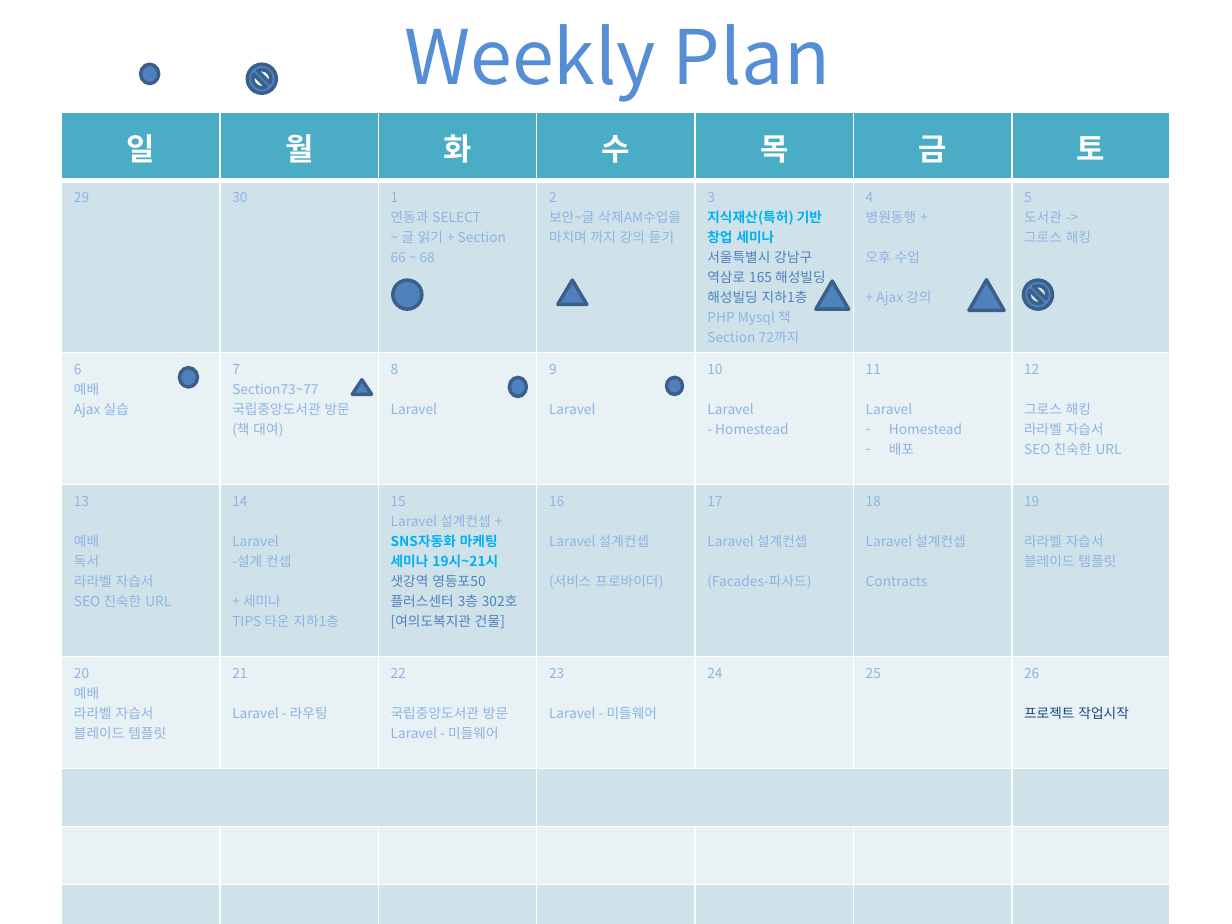
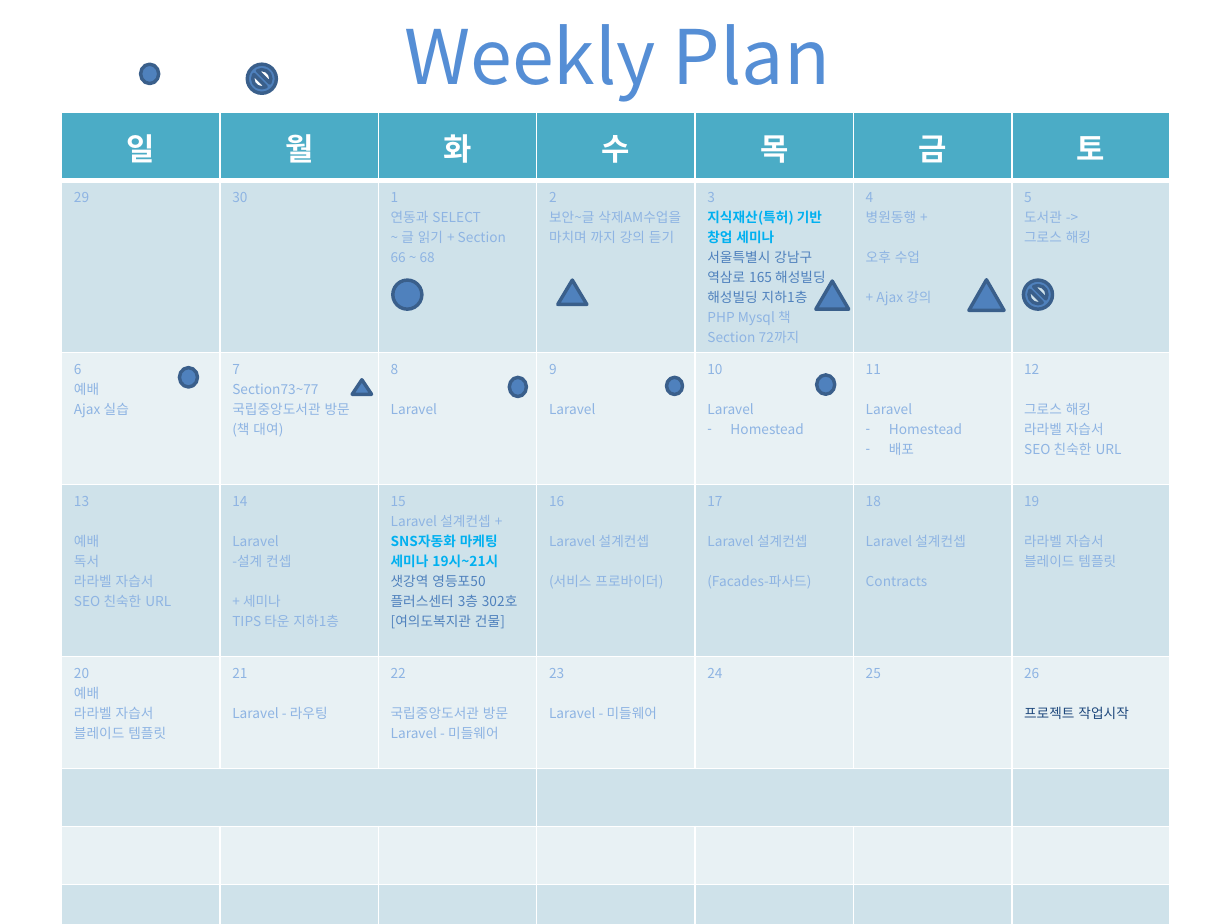
Before and after one commit to madforre/Laravel, a slide deck: slide 3 of Monthly Plan.pptx. Drawn at 1232x924 pixels with LibreOffice and Linux fonts; fonts in the diff are those of the drawing. Boxes give left, top, right and bottom in pixels: in the first picture for what was removed or moved away, otherwise in the second. Text is boxed around its words. In the diff, an @@ line names an element or a change of style, - is before the commit and + after.

Commit message:
d
d

```diff
--- a/Monthly Plan.pptx
+++ b/Monthly Plan.pptx
@@ table at [62, 113, 1174, 835] @@
-row 3, column 5: 10 / Laravel / - Homestead
+row 3, column 5: 10 / Laravel / Homestead
@@ ellipse added at [817, 375, 835, 394], fill #4F81BD, outline #3A5F8C 2 pt @@
```
